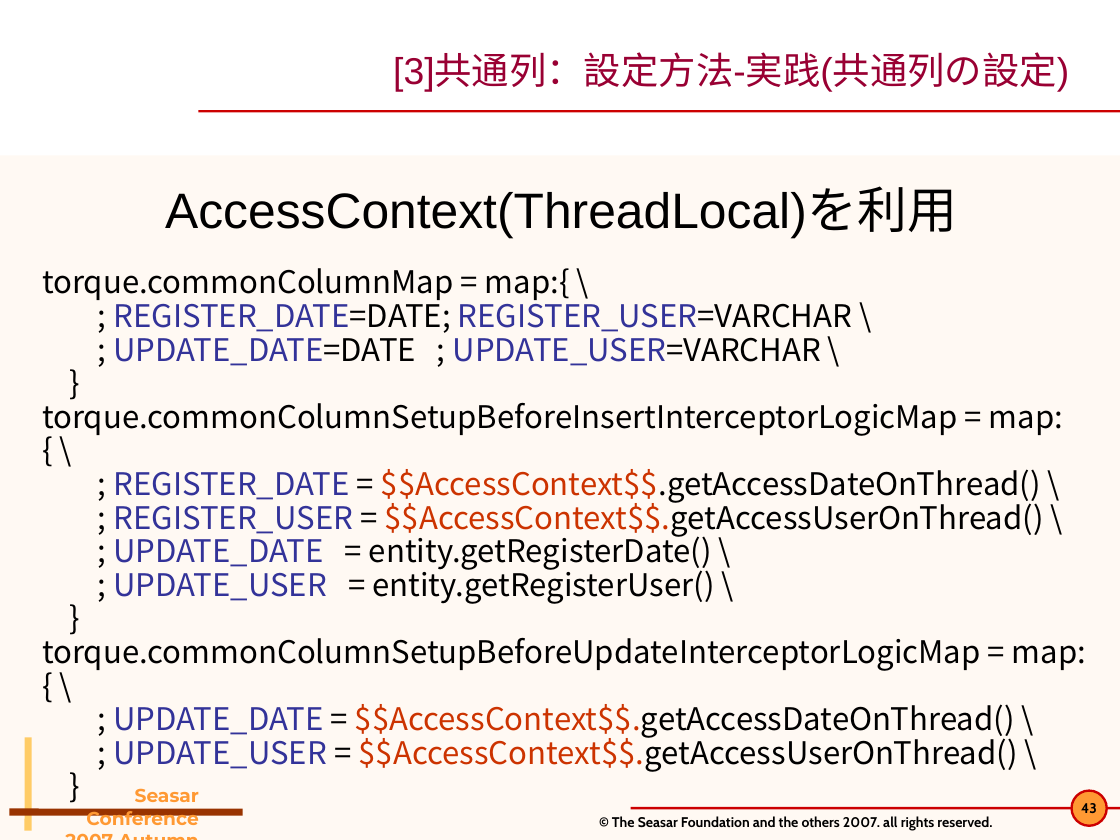
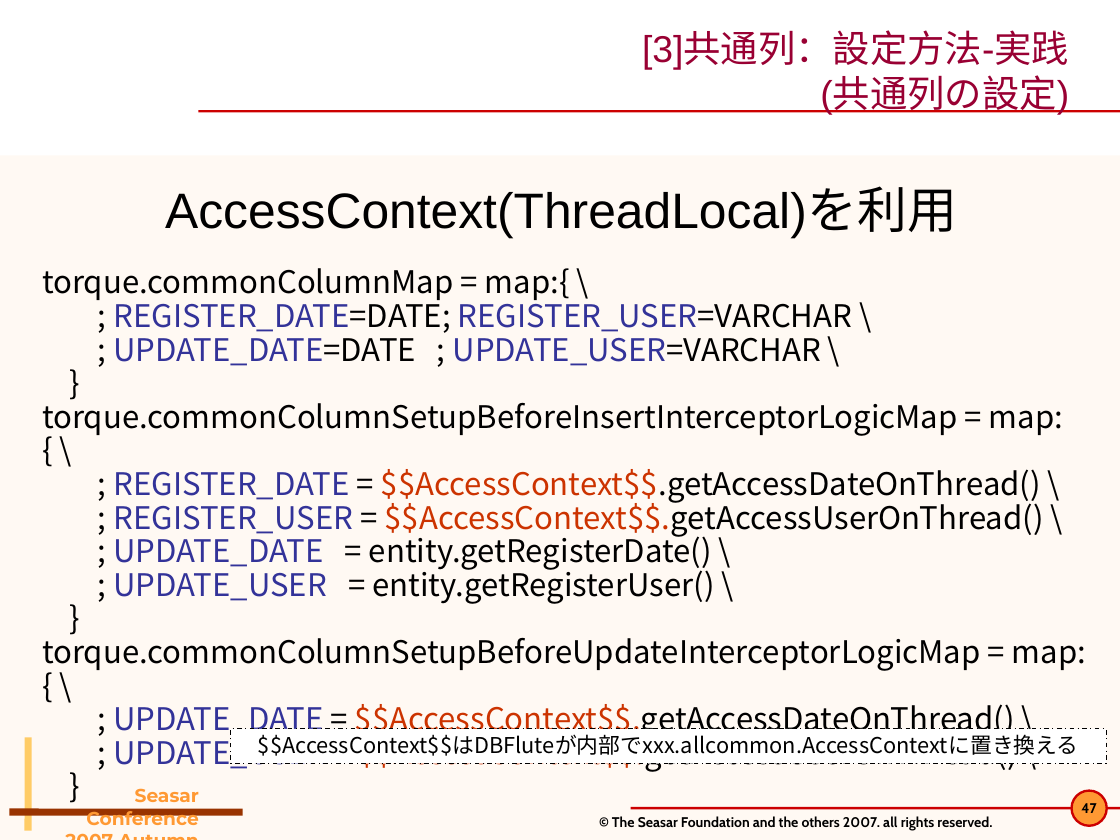
Before and after one commit to seasarorg/dbflute, a slide deck: slide 47 of dbflute/etc/doc/pres/sc2007a_2-DBFlute.ppt (slide 43 before the commit). Drawn at 1120x840 pixels with LibreOffice and Linux fonts; fonts in the diff are those of the drawing; background and template pictures are left out. Boxes give left, top, right and bottom in pixels: in the first picture for what was removed or moved away, otherwise in the second. Text is boxed around its words. In the diff, an @@ line names an element or a change of style, - is before the commit and + after.

```diff
--- a/dbflute/etc/doc/pres/sc2007a_2-DBFlute.ppt
+++ b/dbflute/etc/doc/pres/sc2007a_2-DBFlute.ppt
@@ title at <box>642,32,1069,114</box>: spaces changed @@
-[3]共通列：設定方法-実践(共通列の設定)
+[3]共通列：設定方法-実践
+(共通列の設定)
@@ rectangle added at <box>231,729,1107,764</box>, fill #FFFFFF, outline #000000 0.74 pt dashed, 14 pt, text #000000 @@
+$$AccessContext$$はDBFluteが内部でxxx.allcommon.AccessContextに置き換える
@@ page number at <box>1081,803,1096,813</box>: text changed @@
-43
+47
```
Also in this commit, not shown: 11 other slides changed, 4 slides added.
